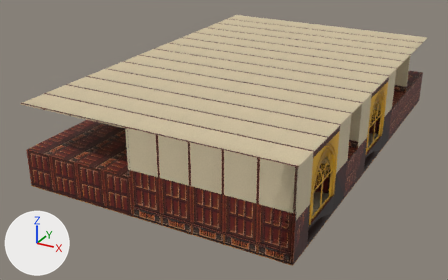
One commit to the FBX model Assets/HouseAndFurnitureByRoom/MusicRoom.fbx: the scene before it, then after it.
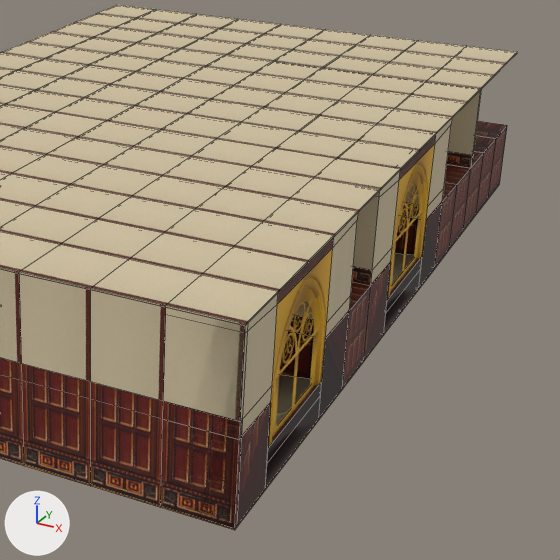
Old and new are each drawn whole from a camera (50 mm lens) standing at (27.7, -52.9, 18.6) and looking at (7.5, -16.1, 0.2) and again close up on the part from 40% to 100% of the width and 5% to 100% of the height. Every picture has the same lights, and +X, +Y and +Z are marked at lower left. The close-ups show mesh edges as thin lines. Where no turn or scale is listed for an object, it has been applied to the vertices. Vertices at the same position are counted once.

Objects in the first close-up: 'MusicRoomWallB0Back', 'MusicRoomWallB0Back.005', 'MusicRoomWallB0Back.010', 'MusicRoomWallB0Front', 'MusicRoomWallB0Front.001', 'MusicRoomWallB0Front.002', 'MusicRoomWallB0Right', 'MusicRoomWallB0Right.001', 'MusicRoomWallWindow', 'MusicRoomWallWindow.001', 'MusicRoomWallWindow.002', 'MusicRoomWallWindow.003'.
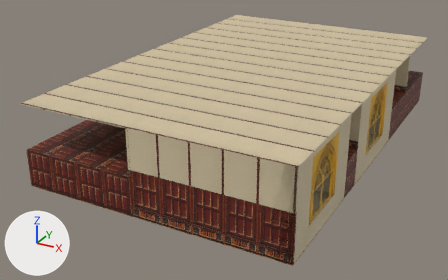
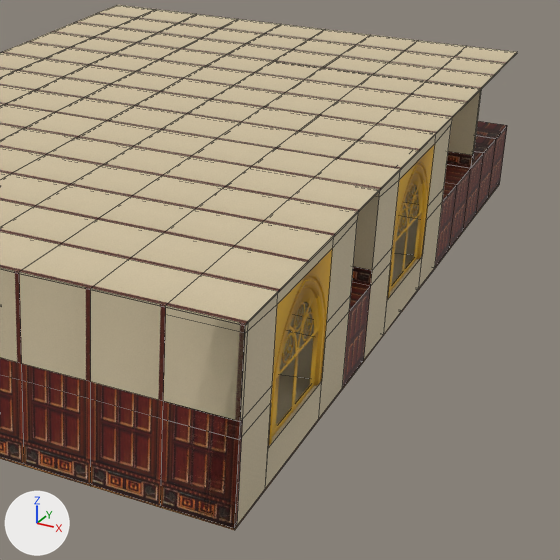
Boxes [x1, y1, x2, y2] around the edits, measured in the close-ups (560 x 560 px):
part 1 of me_musicroomwallwindow_2x8x5_5, cut back: [266, 257, 422, 487] in both
part 2 of me_musicroomwallwindow_2x8x5_5, surface changed (brown to yellow): [242, 133, 443, 436] in both
part 3 of me_musicroomwallwindow_2x8x5_5, recoloured: [237, 203, 442, 525] in both
part 4 of me_musicroomwallwindow_2x8x5_5, recoloured: [269, 259, 420, 446] in both

The edits, one by one:
me_musicroomwallwindow_2x8x5_5 is used by ob_musicroomwallwindow_001; location (18.0, -20.0, 0.0); rotation (-3.142, 0.0, -1.571), in degrees (-180, 0, -90); scale (0.01, 0.01, 0.01).
Verts and faces of me_musicroomwallwindow_2x8x5_5; kept vertices keep their numbers, new ones are numbered from 56.
Before the commit, vertices of me_musicroomwallwindow_2x8x5_5: 4 (200.0, 200.0, 0.0), 5 (200.0, 0.0, 0.0) at pixel (418, 288), 6 (600.0, 0.0, 0.0) at pixel (383, 334), 7 (600.0, 200.0, 0.0), 8 (600.0, 0.0, -75.0) at pixel (385, 313).
Before the commit, vertices of me_musicroomwallwindow_2x8x5_5: 9 (600.0, 200.0, -100.0), 10 (200.0, 200.0, -100.0), 11 (200.0, 0.0, -75.0) at pixel (421, 268), 12 (200.0, 20.0, -120.0), 22 (200.0, 0.0, -120.0) at pixel (422, 256).
Before the commit, vertices of me_musicroomwallwindow_2x8x5_5: 23 (600.0, 0.0, -120.0) at pixel (387, 300), 24 (600.0, 20.0, -120.0).
me_musicroomwallwindow_2x8x5_5 had 56 vertices, 61 faces and spanned x 0.0..800.0, y 0.0..200.0, z -550.0..0.0.
me_musicroomwallwindow_2x8x5_5 no longer uses material mat_wallwhitewood2 (picture img_wall4_jpg).
me_musicroomwallwindow_2x8x5_5 now has 54 vertices, 55 faces and spans x 0.0..800.0, y 0.0..200.0, z -550.0..0.0.
Part 1, on me_musicroomwallwindow_2x8x5_5:
Vertices deleted: 8, 11 (with the faces that use them).
New faces: (5, 22, 23, 6) (mat_wallwhite (picture img_wall3_jpg)).
me_musicroomwallwindow_2x8x5_5 part 2: 16 kept faces spanning x 0.0..800.0, y 0.0..200.0, z -550.0..0.0 get new texture (UV) coordinates.
me_musicroomwallwindow_2x8x5_5 part 3: 10 faces spanning x 0.0..800.0, y 0.0..200.0, z -300.0..0.0 switch from mat_wall_001 (picture img_wall1_jpg) to mat_wallwhite (picture img_wall3_jpg).
me_musicroomwallwindow_2x8x5_5 part 4: 1 face spanning x 200.0..600.0, y 0.0..20.0, z -120.0 switches from mat_wallwhitewood2 (picture img_wall4_jpg) to mat_wallwhite (picture img_wall3_jpg).
